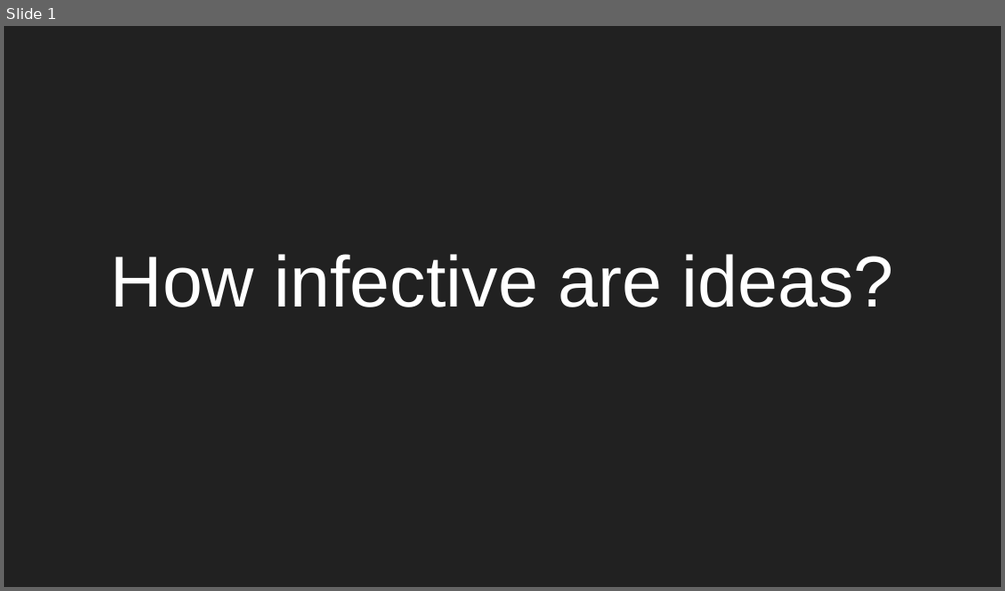
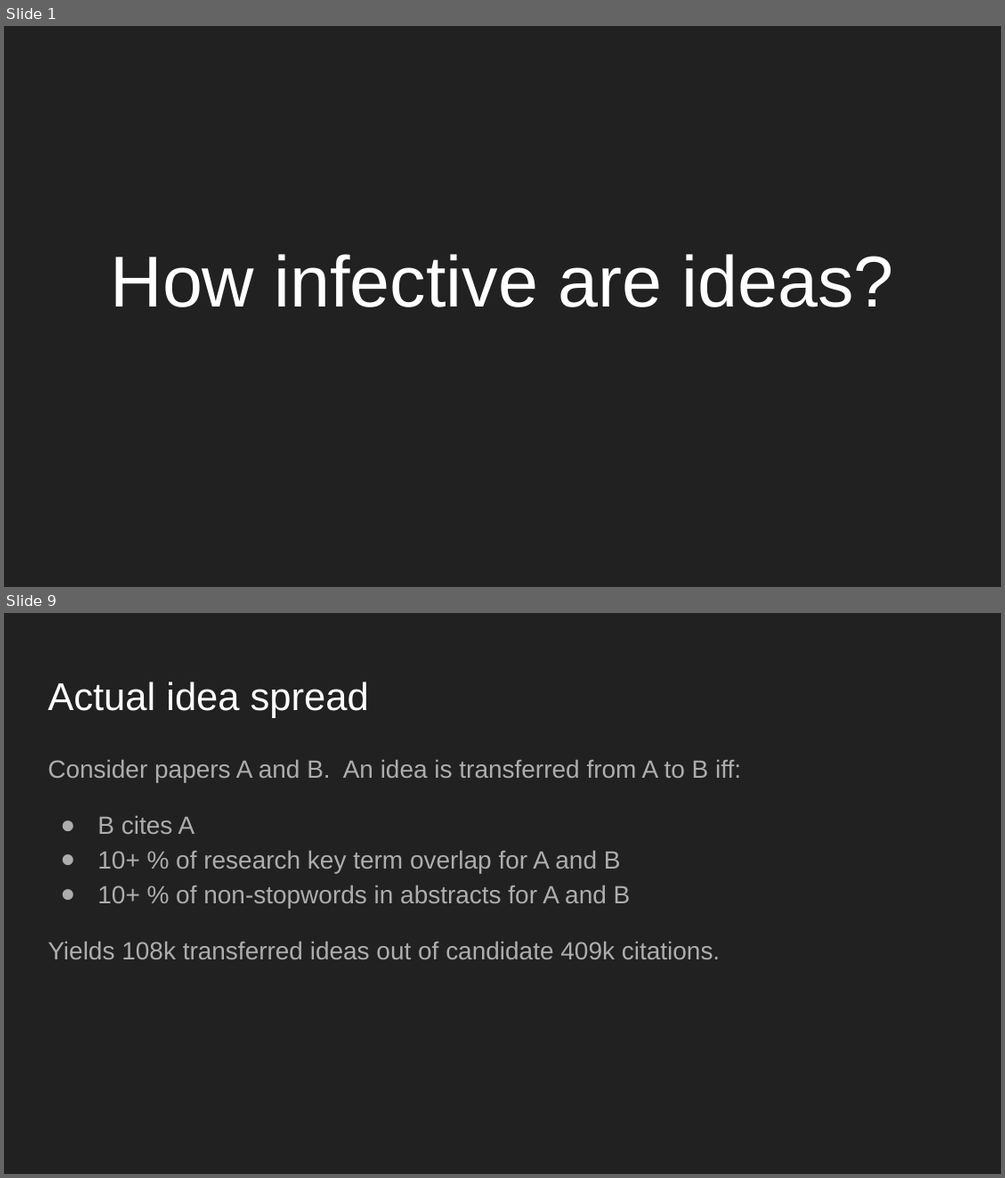
Before and after one commit to rohitmujumdar/Propagation-of-Epidemics-in-Citation-Networks, a slide deck: DOC/Presentation.pptx. Shown one above the other, each under a label of ours: slide 1 before the commit, slides 1 and 9 after it; the slides between them are not shown. The pictures are 1005x591 and 1005x1178 pixels, drawn with LibreOffice and Linux fonts; fonts in the diff are those of the drawing. Boxes give left, top, right and bottom in pixels: in the first picture for what was removed or moved away, otherwise in the second. Text is boxed around its words. In the diff, an @@ line names an element or a change of style, - is before the commit and + after.

```diff
--- a/DOC/Presentation.pptx
+++ b/DOC/Presentation.pptx
@@ slide 9 added at (x1=4, y1=613, x2=1001, y2=1174), background #212121 @@
@@ title added at (x1=48, y1=682, x2=369, y2=718), 28 pt, text #FFFFFF @@
+Actual idea spread
@@ text added at (x1=48, y1=759, x2=741, y2=959), 18 pt, text #ADADAD @@
+Consider papers A and B. An idea is transferred from A to B iff:
+● B cites A
+● 10+ % of research key term overlap for A and B
+● 10+ % of non-stopwords in abstracts for A and B
+Yields 108k transferred ideas out of candidate 409k citations.
```
Also in this commit, not shown: 4 slides changed, 8 other slides added, 1 slide removed, 1 other file.
